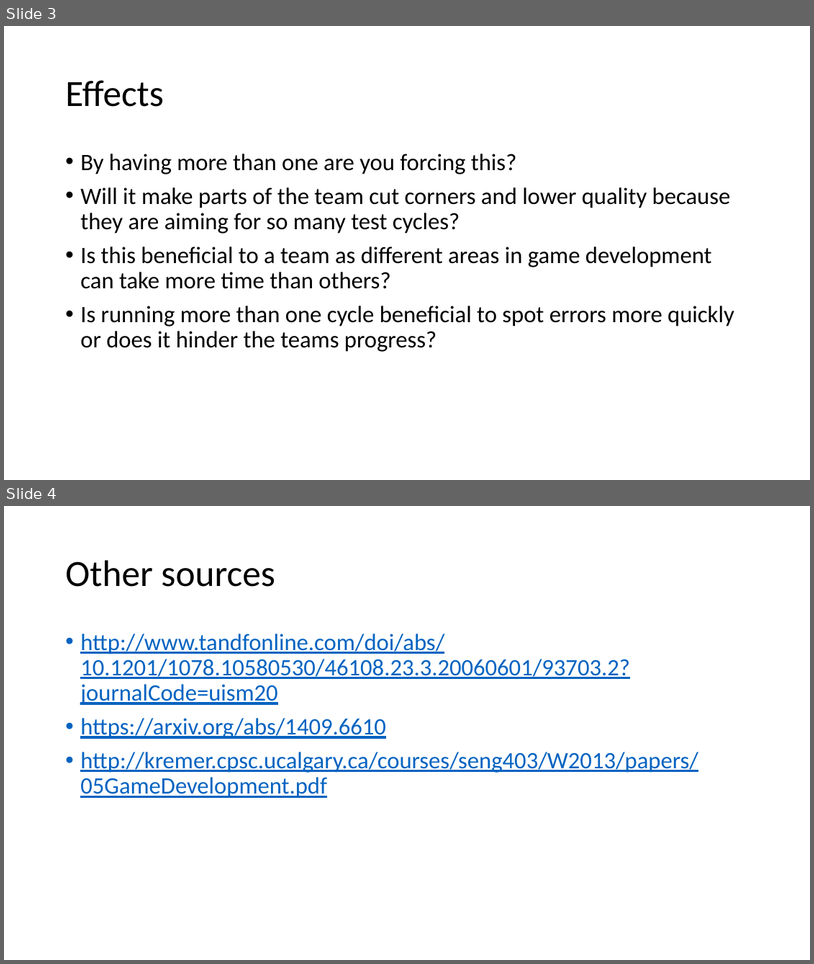
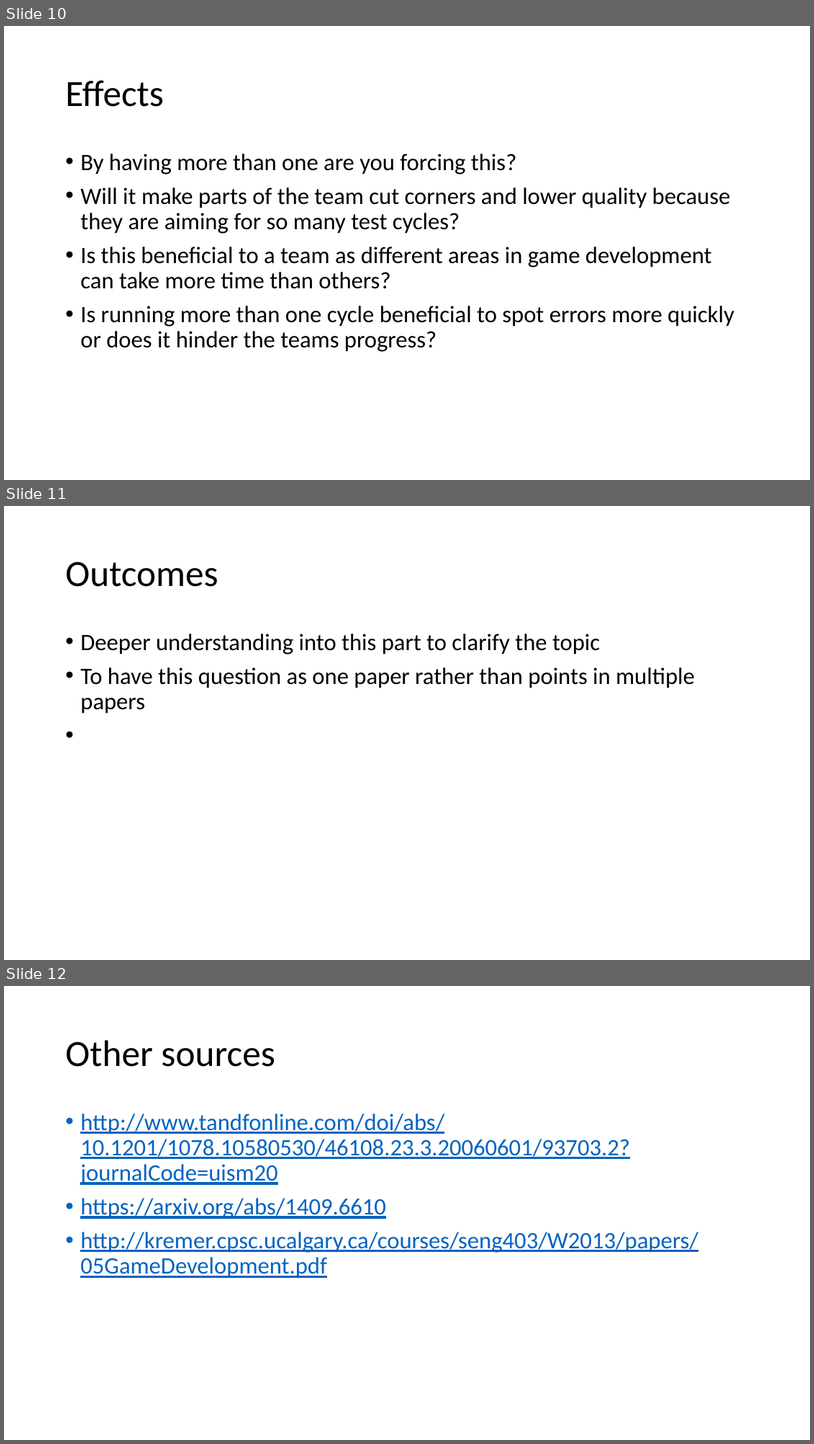
Before and after one commit to KieranGolds/comp150-agile, a slide deck: Agilequestion.pptx. Shown one above the other, each under a label of ours: slides 3 and 4 before the commit, slides 10, 11 and 12 after it. The pictures are 814x964 and 814x1444 pixels, drawn with LibreOffice and Linux fonts; fonts in the diff are those of the drawing. Boxes give left, top, right and bottom in pixels: in the first picture for what was removed or moved away, otherwise in the second. Text is boxed around its words. In the diff, an @@ line names an element or a change of style, - is before the commit and + after.

```diff
--- a/Agilequestion.pptx
+++ b/Agilequestion.pptx
@@ slide 11 added at (4,506,810,960), background #FFFFFF @@
@@ title added at (65,561,218,587), 44 pt, text #000000 @@
+Outcomes
@@ text added at (80,633,695,713), 28 pt, text #000000 @@
+• Deeper understanding into this part to clarify the topic
+• To have this question as one paper rather than points in multiple papers
@@ what was slide 3 is now slide 10 @@
@@ what was slide 4 is now slide 12 @@
```
Also in this commit, not shown: 1 slide changed, 10 other slides added.
